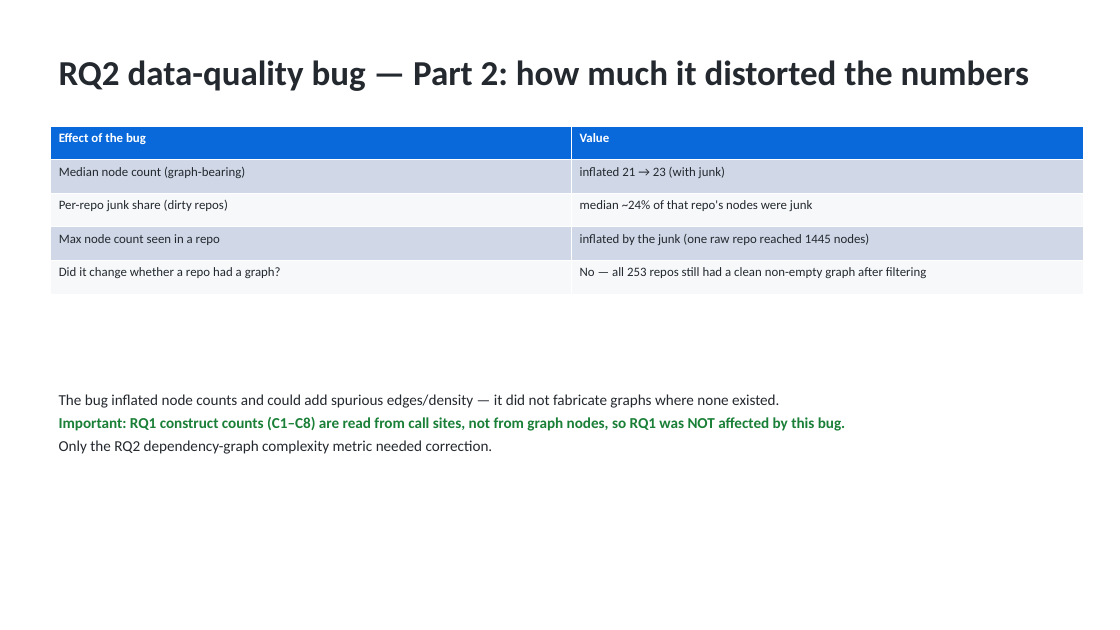
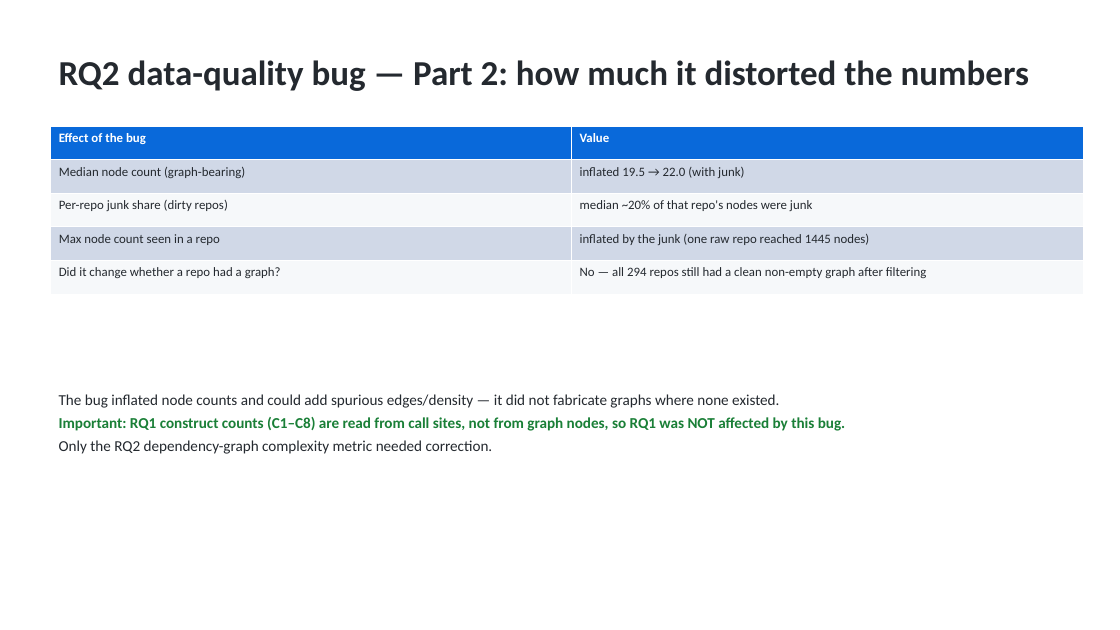
Before and after one commit to codeCrack-01/fastapi-di-empirical-study, a slide deck: slide 16 of analysis/out/fastapi_di_presentation.pptx. Drawn at 1120x630 pixels with LibreOffice and Linux fonts; fonts in the diff are those of the drawing. Boxes give left, top, right and bottom in pixels: in the first picture for what was removed or moved away, otherwise in the second. Text is boxed around its words. In the diff, an @@ line names an element or a change of style, - is before the commit and + after.

```diff
--- a/analysis/out/fastapi_di_presentation.pptx
+++ b/analysis/out/fastapi_di_presentation.pptx
@@ table at (50, 126, 1084, 294) @@
-row 2, column 2: inflated 21 → 23 (with junk)
+row 2, column 2: inflated 19.5 → 22.0 (with junk)
-row 3, column 2: median ~24% of that repo's nodes were junk
+row 3, column 2: median ~20% of that repo's nodes were junk
-row 5, column 2: No — all 253 repos still had a clean non-empty graph after filtering
+row 5, column 2: No — all 294 repos still had a clean non-empty graph after filtering
```
Also in this commit, not shown: 19 other slides changed, 29 other files.
